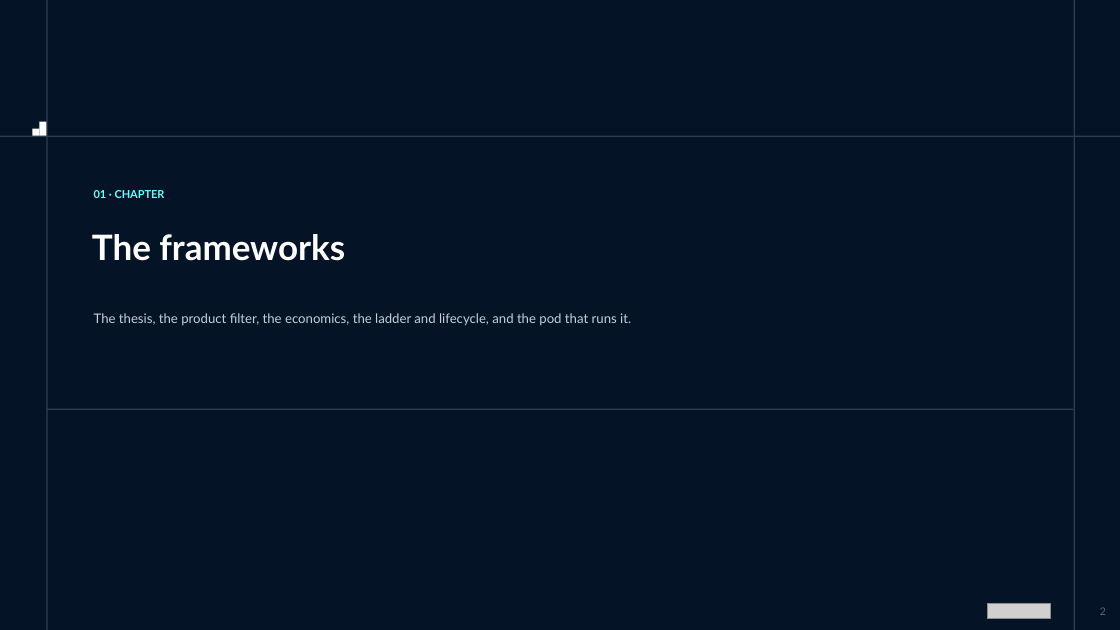
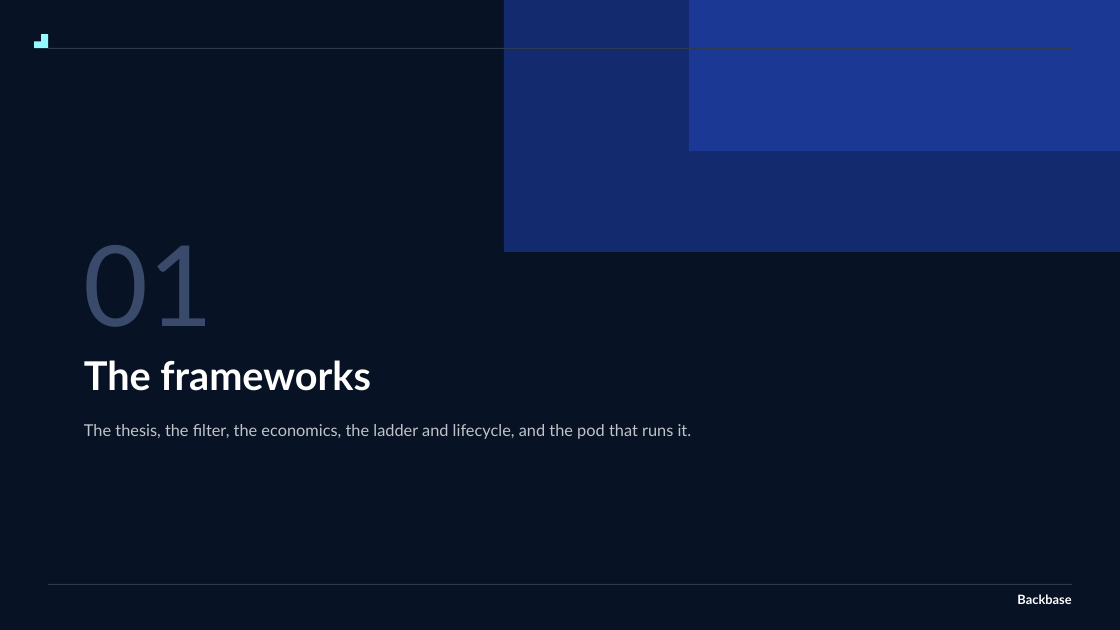
Before and after one commit to shyammohan160489-sys/value-consulting-agents, a slide deck: slide 9 of Engagement/Internal/product-factory/Product_Factory_Execution_Plan_Exhibit.pptx (slide 2 before the commit). Drawn at 1120x630 pixels with LibreOffice and Linux fonts; fonts in the diff are those of the drawing; grey boxes stand for pictures. Boxes give left, top, right and bottom in pixels: in the first picture for what was removed or moved away, otherwise in the second. Text is boxed around its words. In the diff, an @@ line names an element or a change of style, - is before the commit and + after.

```diff
--- a/Engagement/Internal/product-factory/Product_Factory_Execution_Plan_Exhibit.pptx
+++ b/Engagement/Internal/product-factory/Product_Factory_Execution_Plan_Exhibit.pptx
@@ background #041326 to #FFFFFF @@
@@ rectangle added at bbox=[0, 0, 1120, 630], fill #071224 @@
@@ rectangle removed at bbox=[46, 0, 47, 630] @@
@@ rectangle added at bbox=[504, 0, 1120, 252], fill #142A6E @@
@@ rectangle added at bbox=[689, 0, 1120, 151], fill #1B3894 @@
@@ rectangle removed at bbox=[1074, 0, 1075, 630] @@
@@ freeform shape added at bbox=[34, 34, 49, 49], fill #93FBFE @@
@@ rectangle: place and size @@
-rectangle at bbox=[0, 135, 1120, 136]
+rectangle at bbox=[48, 48, 1072, 49]
@@ rectangle at bbox=[48, 48, 1072, 49]: fill #2E3D52 to #2E3A52 @@
@@ rectangle removed at bbox=[33, 129, 39, 135] @@
@@ rectangle removed at bbox=[39, 122, 46, 136] @@
@@ text at bbox=[84, 245, 214, 327]: text changed; size 9.4 to 96 pt; text colour #69FEFF to #3A4A6B; bold off @@
-01 · CHAPTER
+01
@@ text "The frameworks": place and size @@
-text "The frameworks" at bbox=[92, 234, 345, 261]
+text "The frameworks" at bbox=[84, 360, 370, 391]
@@ text "The frameworks" at bbox=[84, 360, 370, 391]: size 30 to 34 pt; line spacing 1.15 to 1.05; more space between paragraphs @@
@@ rectangle removed at bbox=[46, 408, 1074, 409] @@
@@ text at bbox=[84, 424, 692, 439]: text changed; size 11.2 to 14 pt; text colour #C5CFDE to #C1C4C8 @@
-The thesis, the product filter, the economics, the ladder and lifecycle, and the pod that runs it.
+The thesis, the filter, the economics, the ladder and lifecycle, and the pod that runs it.
@@ rectangle added at bbox=[48, 584, 1072, 585], fill #2E3A52 @@
@@ text added at bbox=[1017, 594, 1071, 604], 11 pt, text #FFFFFF, bold @@
+Backbase
@@ picture removed at bbox=[987, 604, 1050, 619] @@
@@ page number removed at bbox=[1100, 607, 1106, 615] @@
-2
```
Also in this commit, not shown: 40 other slides changed, 16 slides added, 12 other files.
